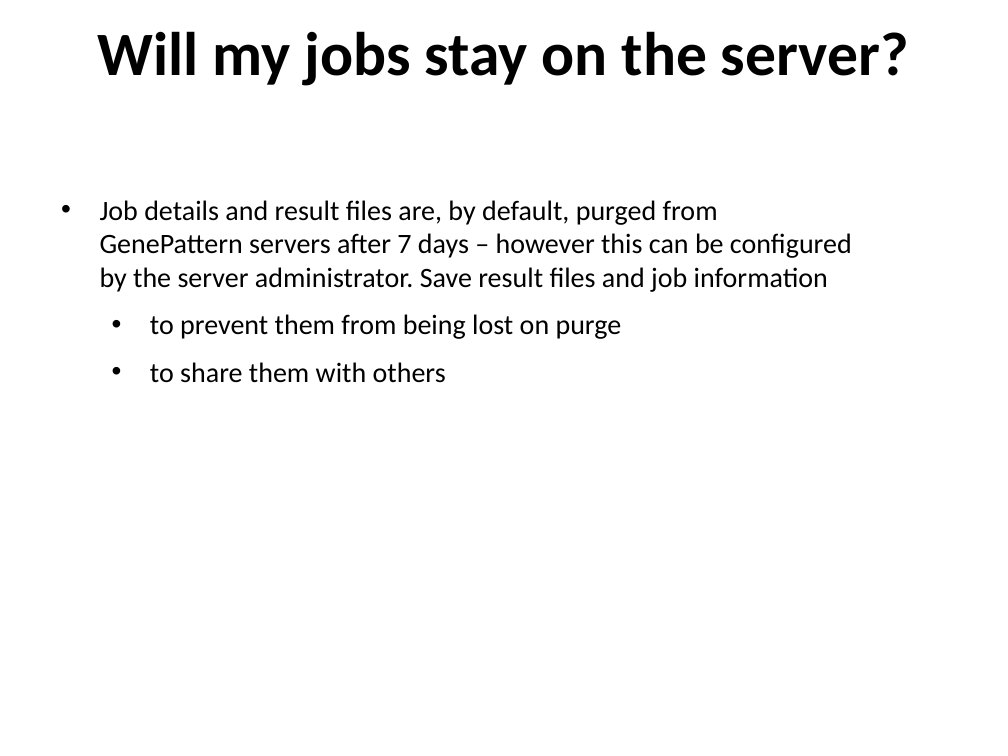
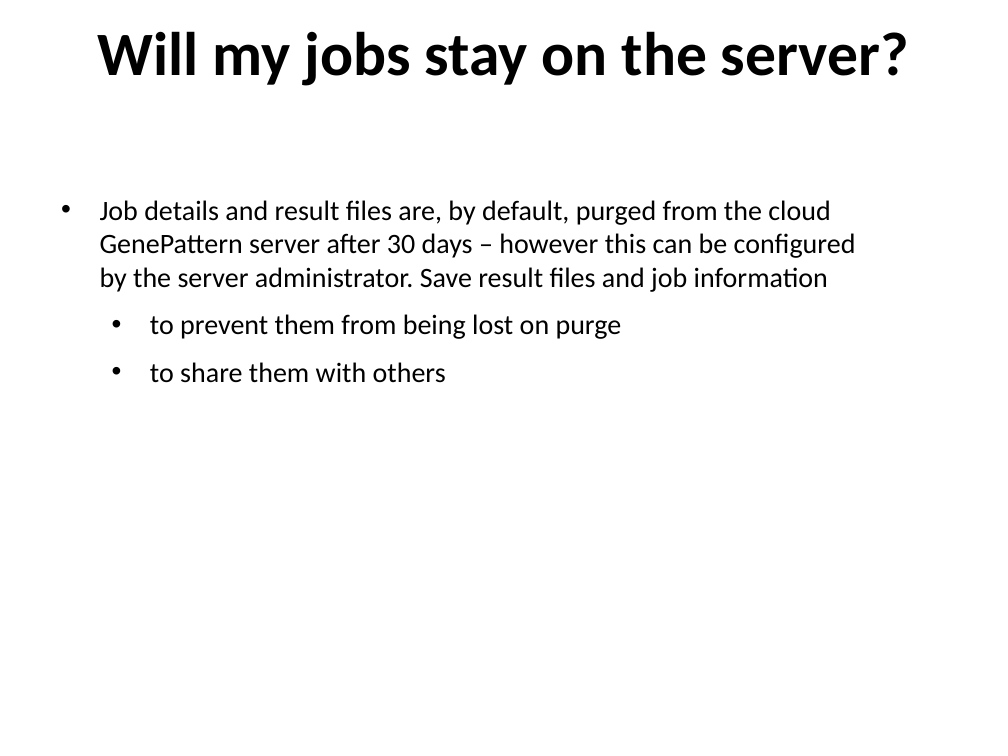
Before and after one commit to genepattern/tutorial-materials, a slide deck: slide 5 of BU_MolBio_RNAseq_in_GP_workshop/slides/2019-04-04_06_GPWorkshop_Other_Features.pptx. Drawn at 1008x756 pixels with LibreOffice and Linux fonts; fonts in the diff are those of the drawing. Boxes give left, top, right and bottom in pixels: in the first picture for what was removed or moved away, otherwise in the second. Text is boxed around its words. In the diff, an @@ line names an element or a change of style, - is before the commit and + after.

```diff
--- a/BU_MolBio_RNAseq_in_GP_workshop/slides/2019-04-04_06_GPWorkshop_Other_Features.pptx
+++ b/BU_MolBio_RNAseq_in_GP_workshop/slides/2019-04-04_06_GPWorkshop_Other_Features.pptx
@@ text at [100,200,856,292]: text changed @@
-• Job details and result files are, by default, purged from GenePattern servers after 7 days – however this can be configured by the server administrator. Save result files and job information
+• Job details and result files are, by default, purged from the cloud GenePattern server after 30 days – however this can be configured by the server administrator. Save result files and job information
```
Also in this commit, not shown: 1 slide removed.
